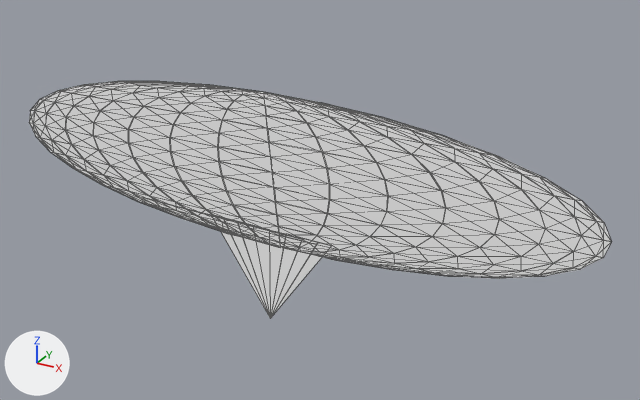
What one commit did to the glTF model frontend/public/assets/bullDiscussion2D.glb.
The view is the same before and after, from a 50 mm lens placed at (4.19, -6.17, 2.98), pointed at (0.66, 0.24, -0.22). The axes (+X, +Y, +Z) are drawn at lower left. The lights are the same throughout. The first picture is the older version. Mesh edges are drawn as thin lines. Vertices at exactly the same position are counted once.
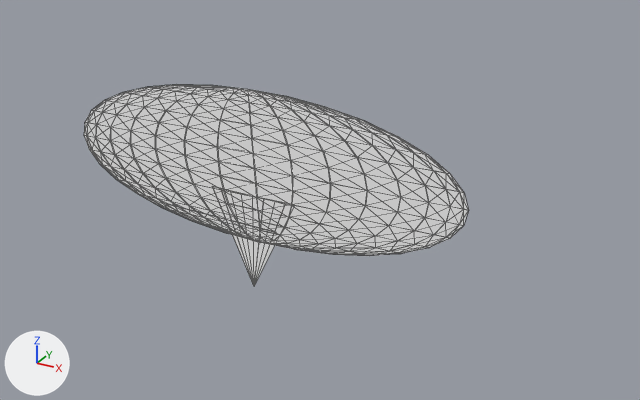
Commit message: bull et displaySpeak good

Changed parts and their boxes [x1, y1, x2, y2] in the pictures (640 x 400 px; the box of a moved part takes in the faces that stretch with it):
'Cone', reshaped, rescaled (34% narrower, 15% shorter)
    before: [29, 81, 611, 318]
    after: [84, 84, 468, 286]
part 1 of me_cone_001, moved or reshaped
    before: [220, 230, 322, 318]
    after: [232, 235, 275, 286]

The change, as a diff of the scene's bpy script:
```diff
--- a/frontend/public/assets/bullDiscussion2D.glb.py
+++ b/frontend/public/assets/bullDiscussion2D.glb.py
@@ me_cone_001 @@
 # used by ob_cone; location = (-0.284, 0.0, -0.977); rotation_euler = (0.0, -3.127, 0.0), in degrees (0, -179, 0); scale = (0.912, 0.00197, 0.471)
-me_cone_001.from_pydata(...)  # 533 vertices, 1006 faces; spans x -3.85..2.57, y -4.05..4.05, z -3.76..0.98
+me_cone_001.from_pydata(...)  # 533 vertices, 1006 faces; spans x -3.85..2.57, y -4.05..4.05, z -3.76..0.36
+# me_cone_001 part 1: the loose piece of 19 vertices spanning x -1.31..0.11, y -1.0..1.0, z -1.02..0.98 is moved by (0.01, 0.0, -0.63)
 me_cone_001.materials.append(mat_material_002)
@@ ob_cone @@
 ob_cone.rotation_euler = (0.0, -3.127, 0.0)  # degrees (0, -179, 0)
-ob_cone.scale = (0.912, 0.00197, 0.471)
+ob_cone.scale = (0.624, 0.00197, 0.471)
```
